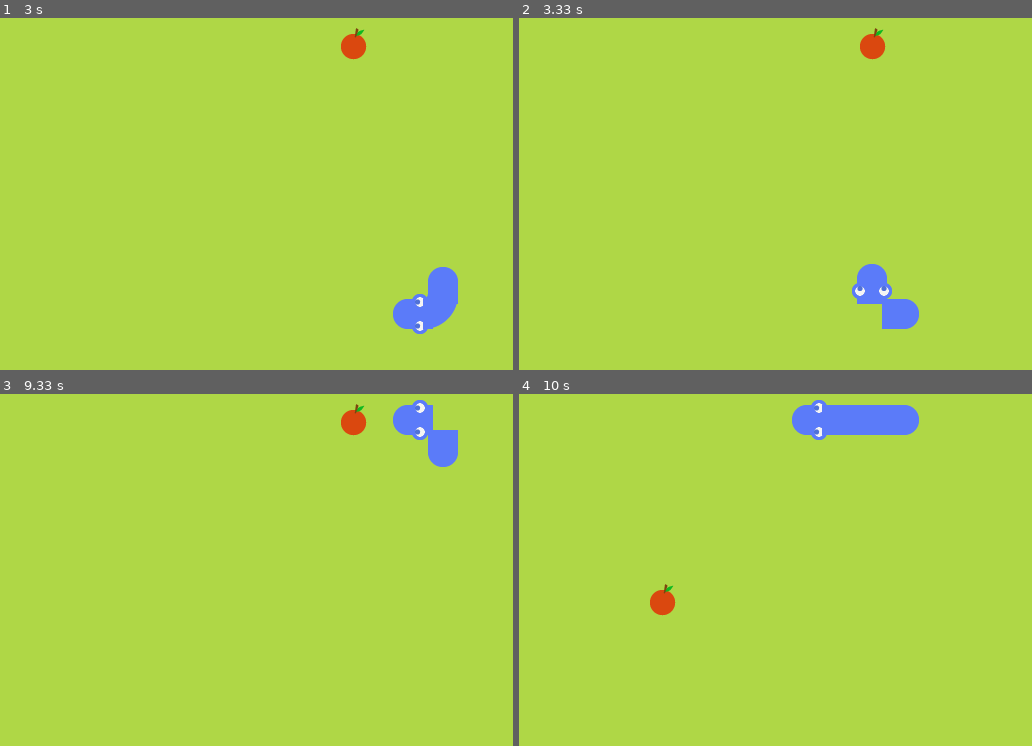
Above: before the commit, frames 1-4 (two rows, left to right).
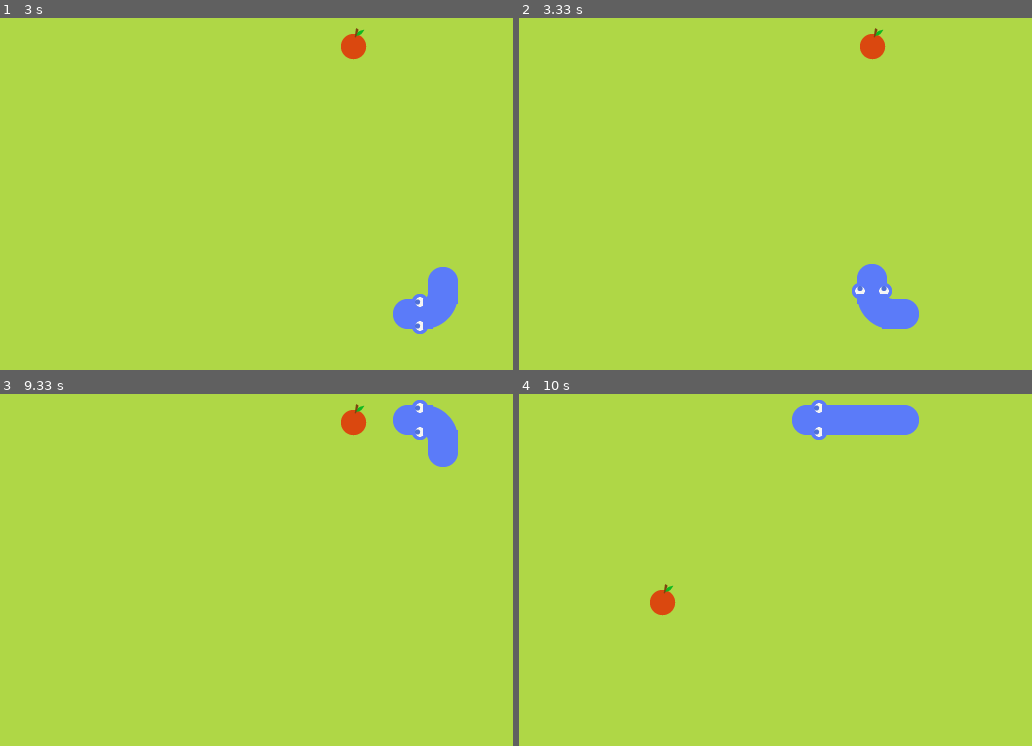
Above: after the commit, the same moments.

Repository: VHMachado/Snake.pygame
Game: pygame game, started from main.py
Same seed, same stepped clock (60 frames per second), same inputs: the game is played once before the commit and once after it.
Inputs:
- Up to frame 1 (3 s): hold Right 0.33-0.8 s; hold Up 0.83-1.3 s; hold Right 1.33-1.8 s; hold Down 2.4-2.7 s; hold Left from 2.73 s (still down)
- Up to frame 2 (3.33 s): release Left at 3.13 s; hold Up from 3.17 s (still down)
- Up to frame 3 (9.33 s): release Up at 3.53 s; hold Right 3.57-4.2 s; hold Down 4.23-4.6 s; hold Left 4.63-5.1 s; hold Right 5.13-5.6 s; hold Up 5.63-5.93 s; hold Right 5.97-6.43 s; hold Left 6.47-7 s; hold Down 7.03-7.33 s; hold Left 7.37-7.77 s; hold Up 7.8-8.17 s; hold Left from 9.27 s (still down)
- Up to frame 4 (10 s): release Left at 9.73 s; hold Right from 9.77 s (still down)

Frame 1 is identical in both runs. In frame 2, 0.2% of the frame differs, in the area x 65-73%, y 78-89%; in frame 3, 0.2%; in frame 4, nothing differs.

Commit message:
Snake border graphics added and functional

Diff:
--- a/main.py
+++ b/main.py
@@ -69,6 +69,9 @@
 
     def update_body_corner_graphics(self, previous_block, next_block, block, rect):
         if next_block.x == -1 and previous_block.y == -1 or next_block.y == -1 and previous_block.x == -1: screen.blit(self.body_tl, rect)
+        elif next_block.x == 1 and previous_block.y == 1 or next_block.y == 1 and previous_block.x == 1: screen.blit(self.body_br, rect)
+        elif next_block.x == 1 and previous_block.y == -1 or next_block.y == -1 and previous_block.x == 1: screen.blit(self.body_tr, rect)
+        else: screen.blit(self.body_bl, rect)
 
     def move_snake(self):
         if self.grow_snake == True:
